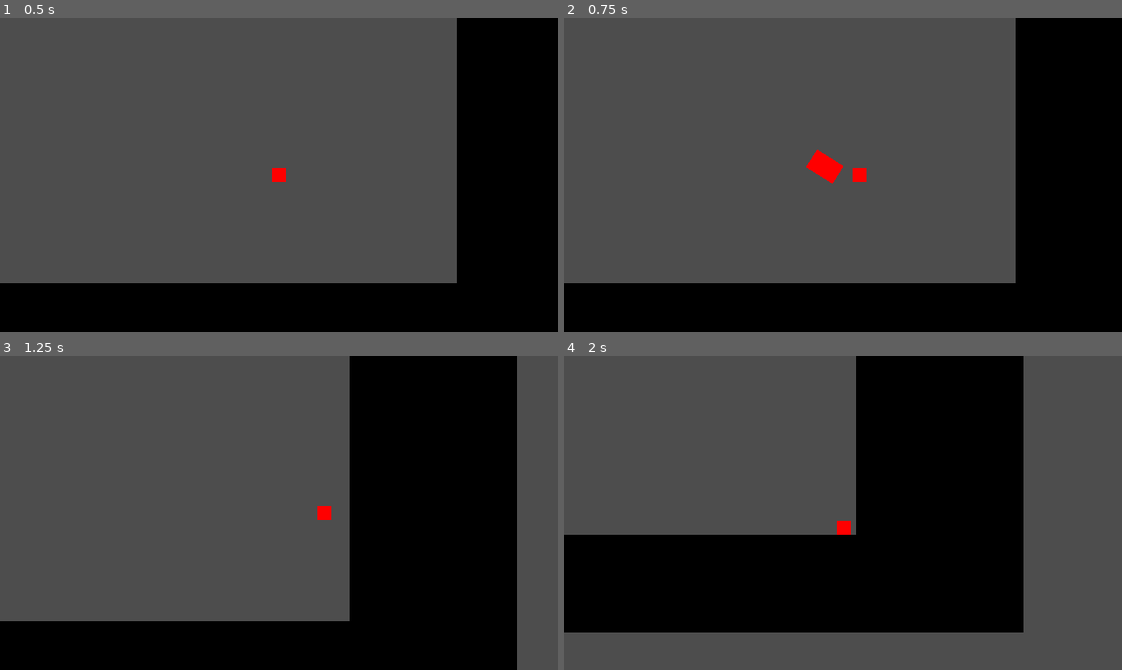
Above: before the commit, frames 1-4 (two rows, left to right).
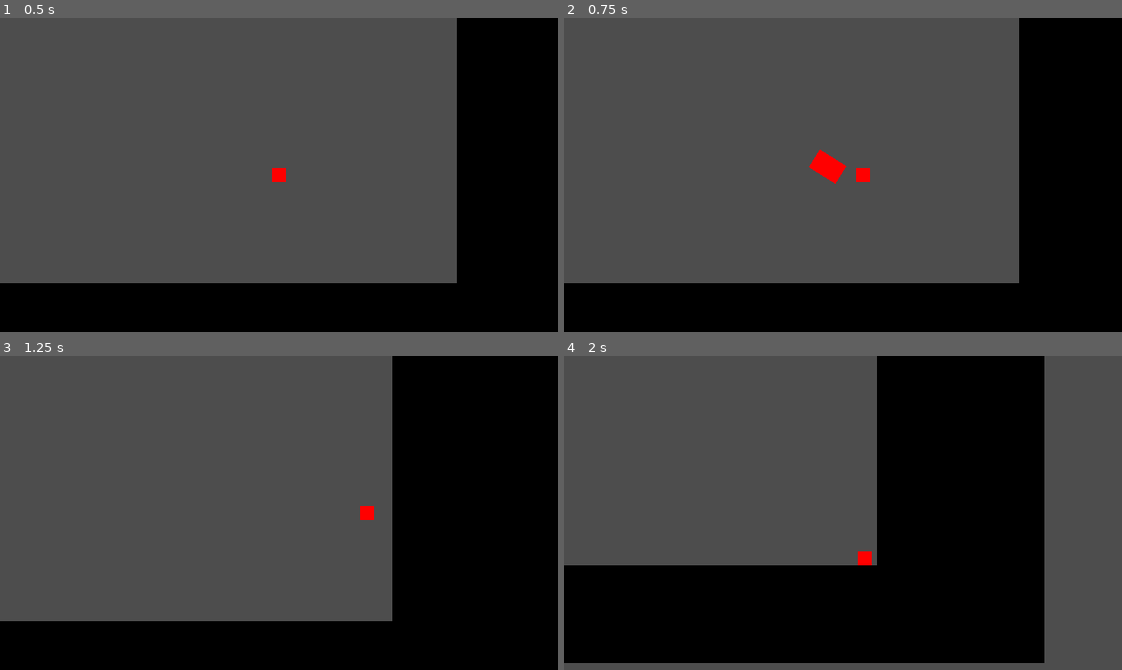
Above: after the commit, the same moments.

Repository: IanLum/square-game
Game: Godot game, scene res://src/main.tscn
Two runs of this game, one before a commit and one after it. Both use one fixed random seed, a clock stepped at 60 frames per second and the inputs below.
Inputs (mouse positions are in pixels of both pictures, inside the frame that each line leads up to):
- Up to frame 1 (0.5 s): no input
- Up to frame 2 (0.75 s): tap Enter at 0.5 s; move the mouse to (965, 159) at 0.52 s; press the mouse at (965, 159) at 0.53 s; hold D (right) from 0.53 s (still down)
- Up to frame 3 (1.25 s): keep holding D (right)
- Up to frame 4 (2 s): move the mouse to (731, 528) at 1.27 s; release D (right) at 1.28 s; release the mouse at (731, 528) at 1.28 s; hold S (down) from 1.28 s (still down); click (731, 528) at 1.35 s

Frame 1 is identical in both runs. In frame 2, 0.7% of the frame differs, in the area x 43-82%, y 0-85%; in frame 3, 14%; in frame 4, 19%, in the area x 0-87%, y 0-98%.

Commit message:
tweak smoothing

Diff:
--- a/src/main.tscn
+++ b/src/main.tscn
@@ -29,3 +29,4 @@
 
 [node name="Camera2D" type="Camera2D" parent="player"]
 position_smoothing_enabled = true
+position_smoothing_speed = 2.0
